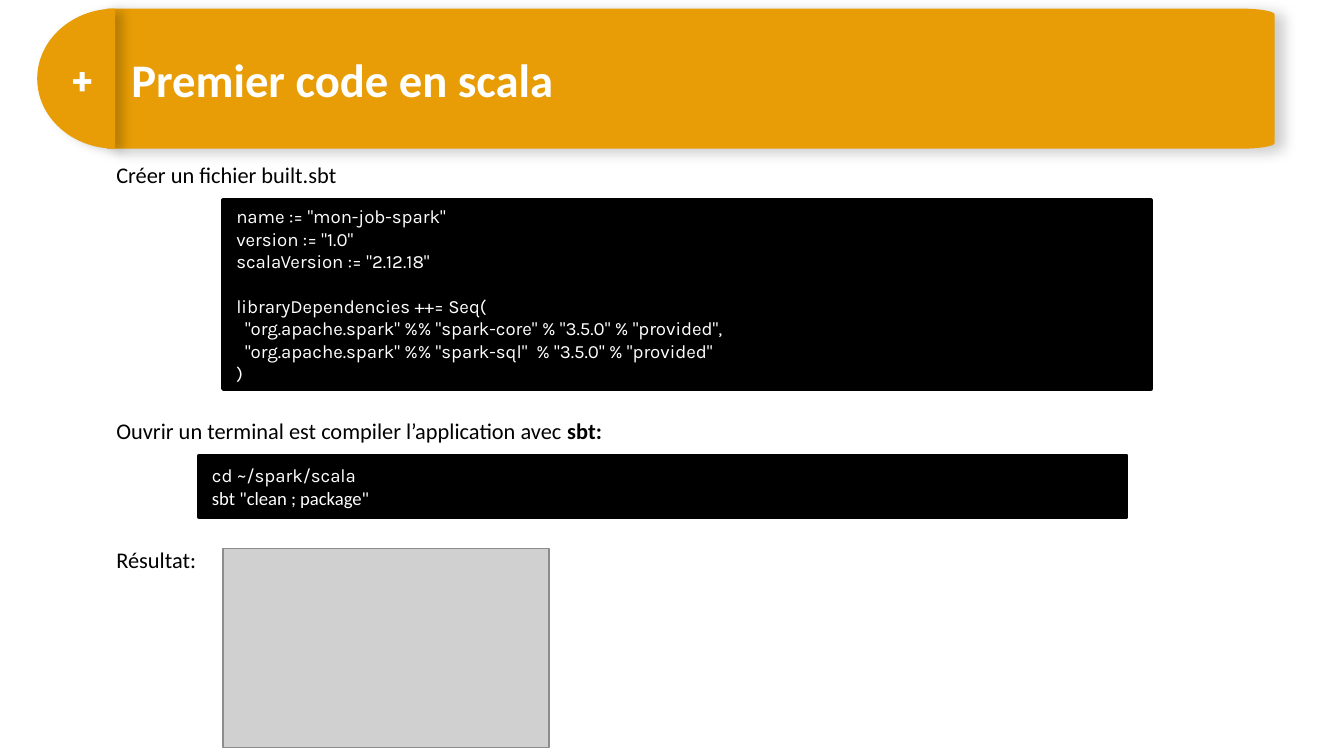
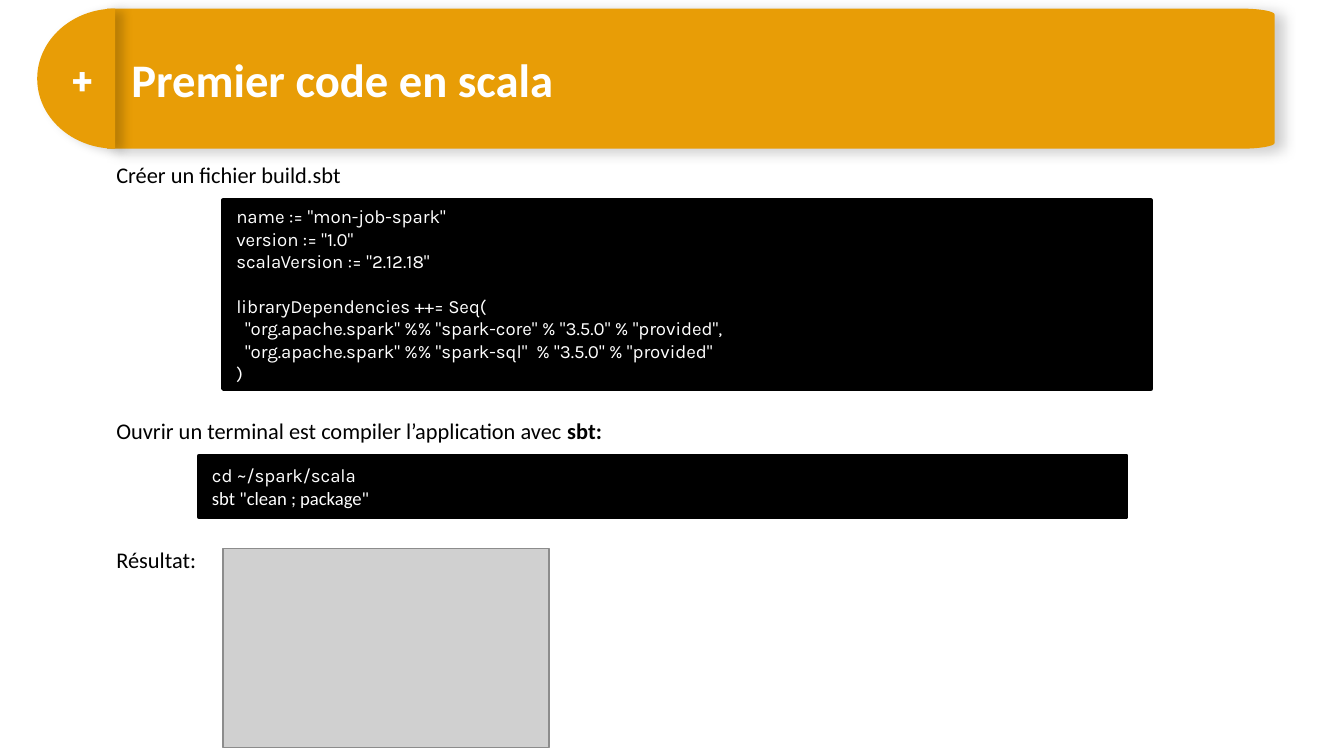
Before and after one commit to DARGOUARCH/spark_formation, a slide deck: slide 7 of 2 - NSparkAvancé - Spark Submit - Scala.pptx. Drawn at 1344x756 pixels with LibreOffice and Linux fonts; fonts in the diff are those of the drawing; grey boxes stand for pictures. Boxes give left, top, right and bottom in pixels: in the first picture for what was removed or moved away, otherwise in the second. Text is boxed around its words. In the diff, an @@ line names an element or a change of style, - is before the commit and + after.

Commit message:
Correction

```diff
--- a/2 - NSparkAvancé - Spark Submit - Scala.pptx
+++ b/2 - NSparkAvancé - Spark Submit - Scala.pptx
@@ text at [116, 167, 340, 183]: text changed @@
-Créer un fichier built.sbt
+Créer un fichier build.sbt
```
